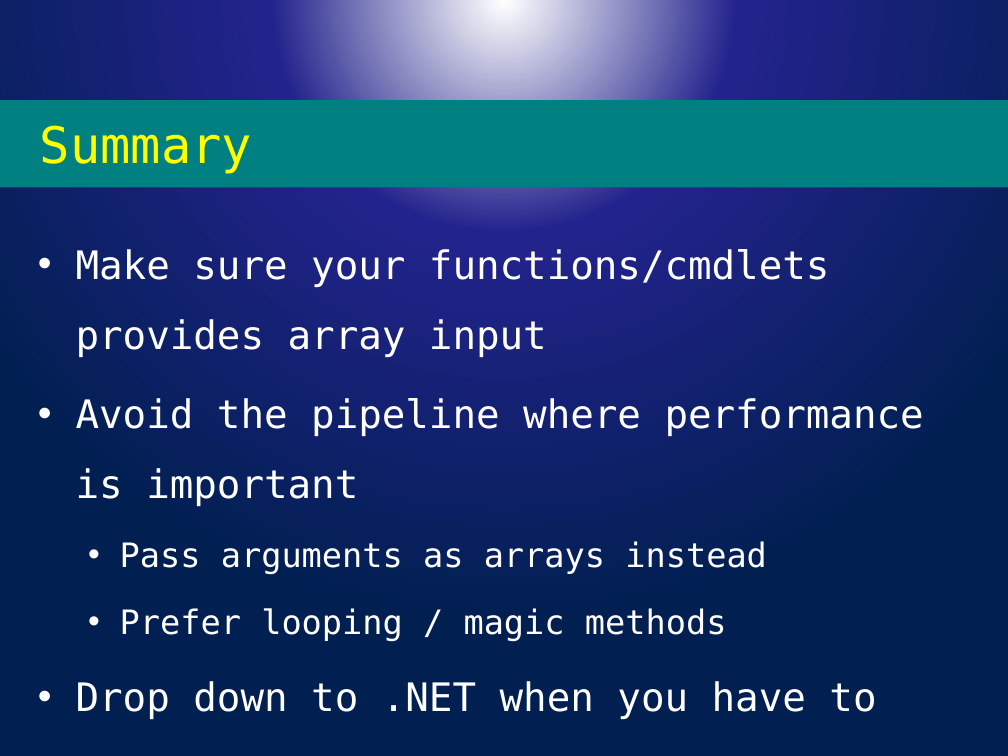
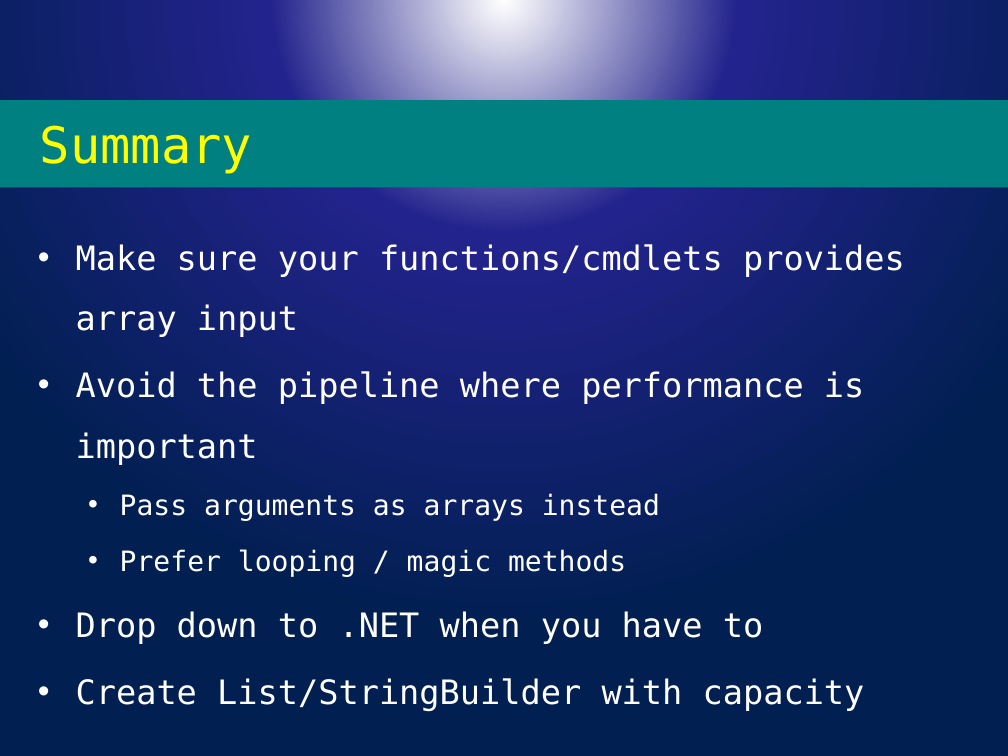
Before and after one commit to powercode/PSConfEU, a slide deck: slide 16 of PSCONFEU_Perf2017.pptx. Drawn at 1008x756 pixels with LibreOffice and Linux fonts; fonts in the diff are those of the drawing; background and template pictures are left out. Boxes give left, top, right and bottom in pixels: in the first picture for what was removed or moved away, otherwise in the second. Text is boxed around its words. In the diff, an @@ line names an element or a change of style, - is before the commit and + after.

Commit message:
String

```diff
--- a/PSCONFEU_Perf2017.pptx
+++ b/PSCONFEU_Perf2017.pptx
@@ text at [76,244,905,644]: size 28 to 24 pt in "Make sure your functions/cmdlets provides array input", "Avoid the pipeline where performance is important", "Drop down to .NET when you have ..."; size 24 to 20 pt in "Pass arguments as arrays instead", "Prefer looping / magic methods" @@
@@ text at [76,678,865,711]: paragraph added @@
+• Create List/StringBuilder with capacity
```
Also in this commit, not shown: 4 other files.
